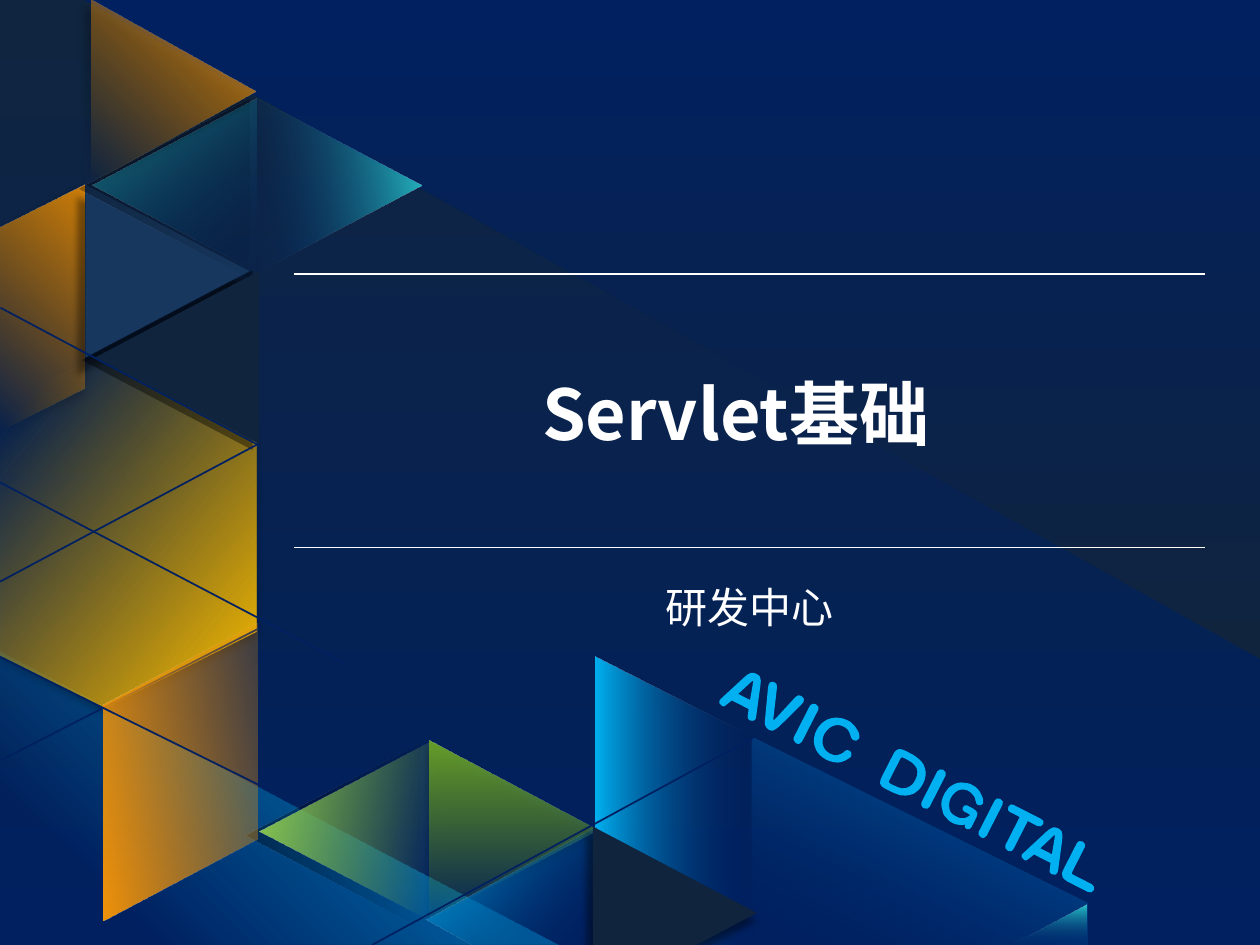
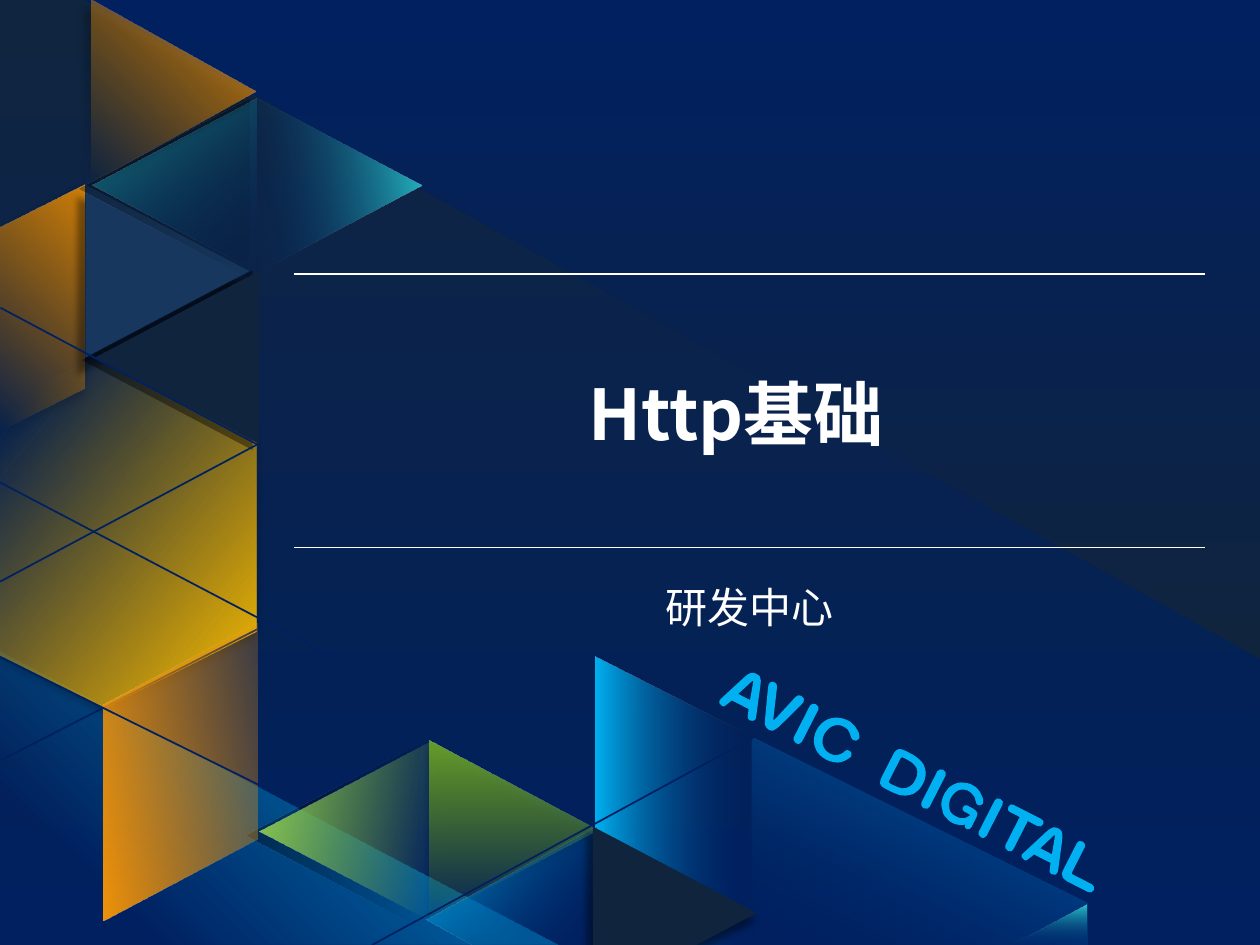
Before and after one commit to guofengzh/java-way, a slide deck: slide 1 of spring/docs/01-http-basic.pptx. Drawn at 1260x945 pixels with LibreOffice and Linux fonts; fonts in the diff are those of the drawing; background and template pictures are left out. Boxes give left, top, right and bottom in pixels: in the first picture for what was removed or moved away, otherwise in the second. Text is boxed around its words. In the diff, an @@ line names an element or a change of style, - is before the commit and + after.

```diff
--- a/spring/docs/01-http-basic.pptx
+++ b/spring/docs/01-http-basic.pptx
@@ title at (x1=588, y1=380, x2=883, y2=455): text changed @@
-Servlet基础
+Http基础
```
Also in this commit, not shown: 12 slides added, 1 slide removed, 5 other files.
